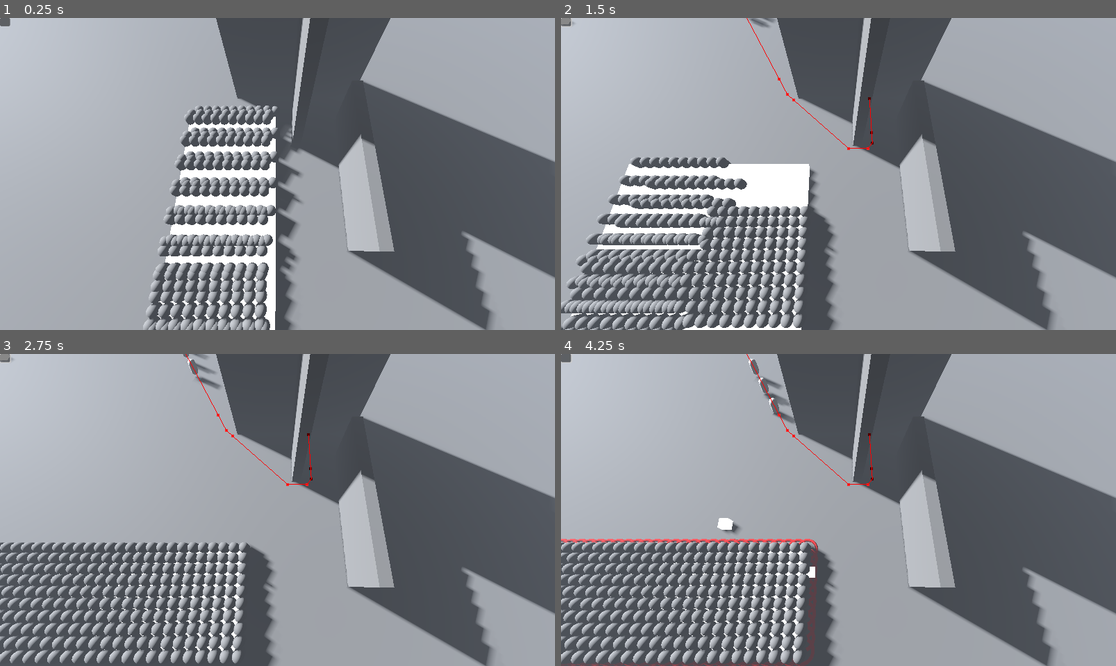
Above: before the commit, frames 1-4 (two rows, left to right).
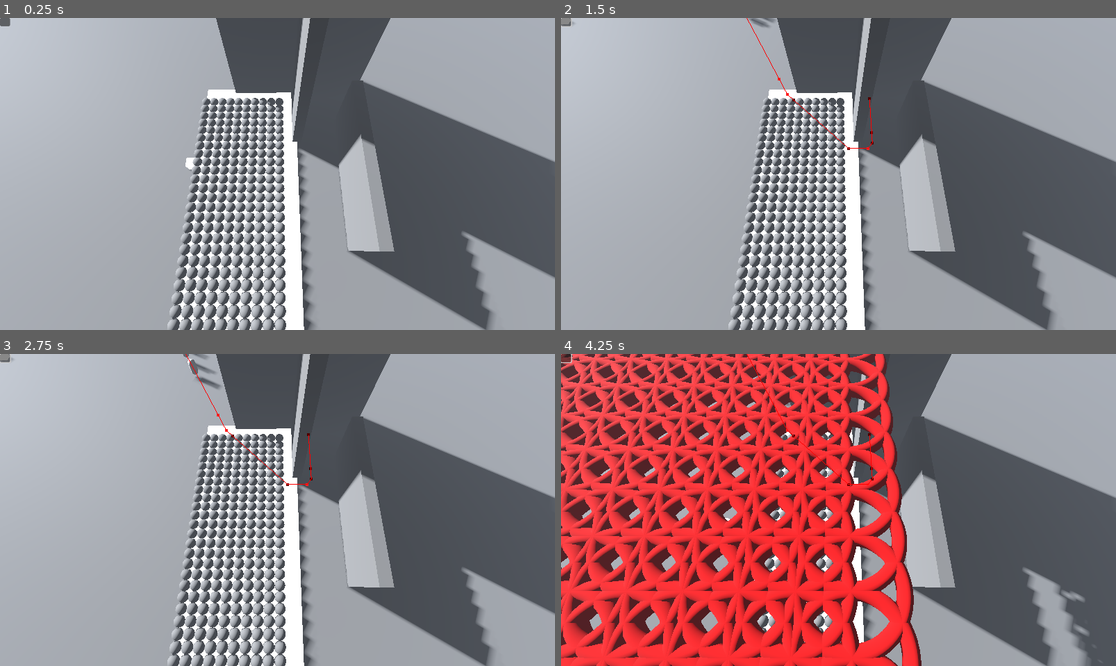
Above: after the commit, the same moments.

Repository: Miurg/Godot-Group-Pathfinding-for-RTS
Game: Godot game, scene res://MainGame.tscn
Same seed, same stepped clock (60 frames per second), same inputs: the game is played once before the commit and once after it.
Inputs (mouse positions are in pixels of both pictures, inside the frame that each line leads up to):
- Up to frame 1 (0.25 s): no input
- Up to frame 2 (1.5 s): click (566, 21) at 0.5 s; click (566, 21) at 1.25 s
- Up to frame 3 (2.75 s): click (5, 357) at 2 s
- Up to frame 4 (4.25 s): move the mouse to (960, 494) at 2.77 s; click (960, 494) at 2.92 s; drag from (727, 525) to (810, 572) at 3.52 s

The runs differ from the first frame. In frame 1, 15% of the frame differs, in the area x 25-57%, y 22-100%; in frame 2, 25%; in frame 3, 23%; in frame 4, 61%, in the area x 0-100%, y 0-100%.
Error before the commit: Invalid call. Nonexistent function 'isInRange' in base 'Node3D (Entity.gd)'. (res://Scripts/Entitys.gd:17)
Error after the commit: Attempt to call function 'getPath' in base 'null instance' on a null instance. (res://Scripts/SquadUnit.gd:183)

Commit message:
Added multiple navigation mesh

Diff:
--- a/Scripts/SquadUnit.gd
+++ b/Scripts/SquadUnit.gd
@@ -1,8 +1,6 @@
 extends Node3D
 
-@onready var workDistributor = $"../.."
-var oneUnitNode = preload("res://OneUnit.tscn")
-
+@onready var mapAndPath = $"../../Map"
 
 var allChildMainMesh = []
 var allChildSelectMesh = []
@@ -83,7 +81,8 @@
 	await get_tree().physics_frame
 	await get_tree().physics_frame
 	findPathForEachUnit(centerPositionOfSquad)
-
+	space_state = get_tree().get_root().get_world_3d().direct_space_state
+var space_state
 
 
 
@@ -114,6 +113,12 @@
 			Transform3D(Basis(),Vector3(allChildMainMeshPosition[i].origin.x,
 			allChildMainMeshPosition[i].origin.y-1,
 			allChildMainMeshPosition[i].origin.z)))
+			#var rayStart = allChildMainMeshPosition[i].origin*10
+			#var rayEnd = rayStart + allChildMainMeshPosition[i].origin * 1000
+			#if space_state != null:
+				#var query = PhysicsRayQueryParameters3D.create(rayStart, rayEnd, 1)
+				#if space_state.intersect_ray(query).has("position"):
+					#var rayPosition = space_state.intersect_ray(query).position
 
 func rectangleProcess():
 	for i in allChildMainMesh.size():
@@ -149,7 +154,7 @@
 func moveMarker(newPosition:Vector3):
 	squadAgent.target_position = newPosition
 	allSquadPath.clear()
-	allSquadPath = workDistributor.getPath(centerPositionOfSquad,newPosition)
+	allSquadPath = mapAndPath.getPath(centerPositionOfSquad,newPosition)
 	#allSquadPath.remove_at(0)
 	numberOfPathForEach.clear()
 	for i in allChildMainMesh.size():
@@ -163,7 +168,7 @@
 
 func findPathForOneUnit(nextPath, numberMesh):
 	allPath[numberMesh].clear()
-	allPath[numberMesh] = workDistributor.getPath(allChildMainMeshPosition[numberMesh].origin,
+	allPath[numberMesh] = mapAndPath.getPath(allChildMainMeshPosition[numberMesh].origin,
 			Vector3(nextPath.x+localPositionOfUnit[numberMesh][0]-x/2,nextPath.y,nextPath.z+localPositionOfUnit[numberMesh][1]-y/2))
 	currentPath.append(allPath[numberMesh][0])
 	allPath[numberMesh].remove_at(0)
@@ -175,7 +180,7 @@
 	currentPath.clear()
 	for i in allChildMainMesh.size():
 		allPath.append([])
-		allPath[i] = workDistributor.getPath(allChildMainMeshPosition[i].origin,
+		allPath[i] = mapAndPath.getPath(allChildMainMeshPosition[i].origin,
 			Vector3(nextPath.x+localPositionOfUnit[i][0],nextPath.y,nextPath.z+localPositionOfUnit[i][1]))
 		currentPath.append(allPath[i][0])
 		allPath[i].remove_at(0)
--- a/Scripts/WorkDistributor.gd
+++ b/Scripts/WorkDistributor.gd
@@ -4,11 +4,10 @@
 @onready var firstPointBox = $MeshInstance3D
 @onready var secondPointBox = $MeshInstance3D2
 
-var ramerDouglasPeuckerValue = 0.5
 
 
 func _ready() -> void:
-	createMap()
+	pass
 
 var trueFirstPoint = Vector2()
 var trueSecondPoint = Vector2()
@@ -34,58 +33,3 @@
 func movePlayer(position:Vector3):
 	for i in selectedEntitys:
 		i.moveMarker(position)
-
-
-var map: RID
-func createMap():
-	map = NavigationServer3D.map_create()
-	NavigationServer3D.map_set_up(map, Vector3.UP)
-	NavigationServer3D.map_set_active(map, true)
-
-	var region: RID = NavigationServer3D.region_create()
-	NavigationServer3D.region_set_transform(region, Transform3D())
-	NavigationServer3D.region_set_map(region, map)
-	NavigationServer3D.map_set_cell_size(map, 0.17)
-
-	var new_navigation_mesh: NavigationMesh = NavigationMesh.new()
-	new_navigation_mesh = $NavigationRegion3D.navigation_mesh
-
-	NavigationServer3D.map_set_cell_height(map,1)
-	NavigationServer3D.region_set_navigation_mesh(region, new_navigation_mesh)
-
-func getPath(startPoint, finalPoint):
-	var path = ramer_douglas_peucker(NavigationServer3D.map_get_path(map,startPoint,finalPoint,true),ramerDouglasPeuckerValue)
-	return path
-
-
-static func ramer_douglas_peucker(points: PackedVector3Array, epsilon: float) -> PackedVector3Array:
-	if points.size() < 3:
-		return points.duplicate()
-	var epsilon_squared = pow(epsilon, 2)
-	var result := PackedVector3Array()
-	_simplify(result, points, 0, points.size() - 1, epsilon_squared)
-	result.append(points[-1])
-	return result
-
-# Recursive calculation
-static func _simplify(result: PackedVector3Array, points: PackedVector3Array, start: int, end: int, epsilon_squared: float) -> void:
-	var max_distance_squared = 0
-	var index = 0
-
-	for i in range(start, end + 1):
-		var distance = _perpendicular_squared(points[i], points[start], points[end])
-		if distance > max_distance_squared:
-			max_distance_squared = distance
-			index = i
-
-	if max_distance_squared <= epsilon_squared:
-		result.append(points[start])
-	else:
-		_simplify(result, points, start, index, epsilon_squared)
-		_simplify(result, points, index, end, epsilon_squared)
-
-static func _perpendicular_squared(target: Vector3, p1: Vector3, p2: Vector3) -> float:
-	var to_target = target - p1
-	var to_end = p2 - p1
-	var project = to_target.project(to_end)
-	return to_target.length_squared() - project.length_squared()
--- /dev/null
+++ b/Scripts/mapAndPath.gd
@@ -0,0 +1,177 @@
+extends Node3D
+
+
+# Called when the node enters the scene tree for the first time.
+func _ready() -> void:
+	createMap()
+	pass # Replace with function body.
+
+
+# Called every frame. 'delta' is the elapsed time since the previous frame.
+func _process(delta: float) -> void:
+	pass
+
+var ramerDouglasPeuckerValue = 2
+static var map_cell_size: float = 0.25
+static var chunk_size: int = 250
+static var cell_size: float = 0.5
+static var agent_radius: float = 1
+static var chunk_id_to_region: Dictionary = {}
+@onready var Chunks = $"../Chunks"
+
+func createMap():
+	NavigationServer3D.set_debug_enabled(true)
+
+
+	var map: RID = get_world_3d().navigation_map
+	NavigationServer3D.map_set_cell_size(map, map_cell_size)
+
+	# Disable performance costly edge connection margin feature.
+	# This feature is not needed to merge navigation mesh edges.
+	# If edges are well aligned they will merge just fine by edge key.
+	NavigationServer3D.map_set_use_edge_connections(map, false)
+
+	# Parse the collision shapes below our parse root node.
+	var source_geometry: NavigationMeshSourceGeometryData3D = NavigationMeshSourceGeometryData3D.new()
+	var parse_settings: NavigationMesh = NavigationMesh.new()
+	parse_settings.geometry_parsed_geometry_type = NavigationMesh.PARSED_GEOMETRY_STATIC_COLLIDERS
+	NavigationServer3D.parse_source_geometry_data(parse_settings, source_geometry, self)
+
+	create_region_chunks(Chunks, source_geometry, chunk_size * cell_size, agent_radius)
+
+static func create_region_chunks(chunks_root_node: Node, p_source_geometry: NavigationMeshSourceGeometryData3D, p_chunk_size: float, p_agent_radius: float) -> void:
+	# We need to know how many chunks are required for the input geometry.
+	# So first get an axis aligned bounding box that covers all vertices.
+	var input_geometry_bounds: AABB = calculate_source_geometry_bounds(p_source_geometry)
+
+	# Rasterize bounding box into chunk grid to know range of required chunks.
+	var start_chunk: Vector3 = floor(
+		input_geometry_bounds.position / p_chunk_size
+	)
+	var end_chunk: Vector3 = floor(
+		(input_geometry_bounds.position + input_geometry_bounds.size)
+		/ p_chunk_size
+	)
+
+	# NavigationMesh.border_size is limited to the xz-axis.
+	# So we can only bake one chunk for the y-axis and also
+	# need to span the bake bounds over the entire y-axis.
+	# If we dont do this we would create duplicated polygons
+	# and stack them on top of each other causing merge errors.
+	var bounds_min_height: float = start_chunk.y
+	var bounds_max_height: float = end_chunk.y + p_chunk_size
+	var chunk_y: int = 0
+
+	for chunk_z in range(start_chunk.z, end_chunk.z + 1):
+		for chunk_x in range(start_chunk.x, end_chunk.x + 1):
+			var chunk_id: Vector3i = Vector3i(chunk_x, chunk_y, chunk_z)
+
+			var chunk_bounding_box: AABB = AABB(
+				Vector3(chunk_x, bounds_min_height, chunk_z) * p_chunk_size,
+				Vector3(p_chunk_size, bounds_max_height, p_chunk_size),
+			)
+			# We grow the chunk bounding box to include geometry
+			# from all the neighbor chunks so edges can align.
+			# The border size is the same value as our grow amount so
+			# the final navigation mesh ends up with the intended chunk size.
+			var baking_bounds: AABB = chunk_bounding_box.grow(p_chunk_size)
+
+			var chunk_navmesh: NavigationMesh = NavigationMesh.new()
+			chunk_navmesh.geometry_parsed_geometry_type = NavigationMesh.PARSED_GEOMETRY_STATIC_COLLIDERS
+			chunk_navmesh.cell_size = cell_size
+			chunk_navmesh.cell_height = cell_size
+			chunk_navmesh.filter_baking_aabb = baking_bounds
+			chunk_navmesh.border_size = p_chunk_size
+			chunk_navmesh.agent_radius = p_agent_radius
+			chunk_navmesh.agent_max_climb = 2
+			NavigationServer3D.bake_from_source_geometry_data(chunk_navmesh, p_source_geometry)
+
+			# The only reason we reset the baking bounds here is to not render its debug.
+			chunk_navmesh.filter_baking_aabb = AABB()
+
+			# Snap vertex positions to avoid most rasterization issues with float precision.
+			var navmesh_vertices: PackedVector3Array = chunk_navmesh.vertices
+			for i in navmesh_vertices.size():
+				var vertex: Vector3 = navmesh_vertices[i]
+				navmesh_vertices[i] = vertex.snappedf(map_cell_size * 0.1)
+			chunk_navmesh.vertices = navmesh_vertices
+
+			var chunk_region: NavigationRegion3D = NavigationRegion3D.new()
+			chunk_region.navigation_mesh = chunk_navmesh
+			chunks_root_node.add_child(chunk_region)
+
+			chunk_id_to_region[chunk_id] = chunk_region
+
+
+
+static func calculate_source_geometry_bounds(p_source_geometry: NavigationMeshSourceGeometryData3D) -> AABB:
+	if p_source_geometry.has_method("get_bounds"):
+		# Godot 4.3 Patch added get_bounds() function that does the same but faster.
+		return p_source_geometry.call("get_bounds")
+
+	var bounds: AABB = AABB()
+	var first_vertex: bool = true
+
+	var vertices: PackedFloat32Array = p_source_geometry.get_vertices()
+	var vertices_count: int = vertices.size() / 3
+	for i in vertices_count:
+		var vertex: Vector3 = Vector3(vertices[i * 3], vertices[i * 3 + 1], vertices[i * 3 + 2])
+		if first_vertex:
+			first_vertex = false
+			bounds.position = vertex
+		else:
+			bounds = bounds.expand(vertex)
+
+	for projected_obstruction: Dictionary in p_source_geometry.get_projected_obstructions():
+		var projected_obstruction_vertices: PackedFloat32Array = projected_obstruction["vertices"]
+		for i in projected_obstruction_vertices.size() / 3:
+			var vertex: Vector3 = Vector3(projected_obstruction.vertices[i * 3], projected_obstruction.vertices[i * 3 + 1], projected_obstruction.vertices[i * 3 + 2]);
+			if first_vertex:
+				first_vertex = false
+				bounds.position = vertex
+			else:
+				bounds = bounds.expand(vertex)
+
+	return bounds
+
+
+
+
+func getPath(startPoint, finalPoint):
+	print_debug("rtr")
+	var map: RID = get_world_3d().navigation_map
+	var path = ramer_douglas_peucker(NavigationServer3D.map_get_path(map,startPoint,finalPoint,true),ramerDouglasPeuckerValue)
+	return path
+
+
+static func ramer_douglas_peucker(points: PackedVector3Array, epsilon: float) -> PackedVector3Array:
+	if points.size() < 3:
+		return points.duplicate()
+	var epsilon_squared = pow(epsilon, 2)
+	var result := PackedVector3Array()
+	_simplify(result, points, 0, points.size() - 1, epsilon_squared)
+	result.append(points[-1])
+	return result
+
+# Recursive calculation
+static func _simplify(result: PackedVector3Array, points: PackedVector3Array, start: int, end: int, epsilon_squared: float) -> void:
+	var max_distance_squared = 0
+	var index = 0
+
+	for i in range(start, end + 1):
+		var distance = _perpendicular_squared(points[i], points[start], points[end])
+		if distance > max_distance_squared:
+			max_distance_squared = distance
+			index = i
+
+	if max_distance_squared <= epsilon_squared:
+		result.append(points[start])
+	else:
+		_simplify(result, points, start, index, epsilon_squared)
+		_simplify(result, points, index, end, epsilon_squared)
+
+static func _perpendicular_squared(target: Vector3, p1: Vector3, p2: Vector3) -> float:
+	var to_target = target - p1
+	var to_end = p2 - p1
+	var project = to_target.project(to_end)
+	return to_target.length_squared() - project.length_squared()
